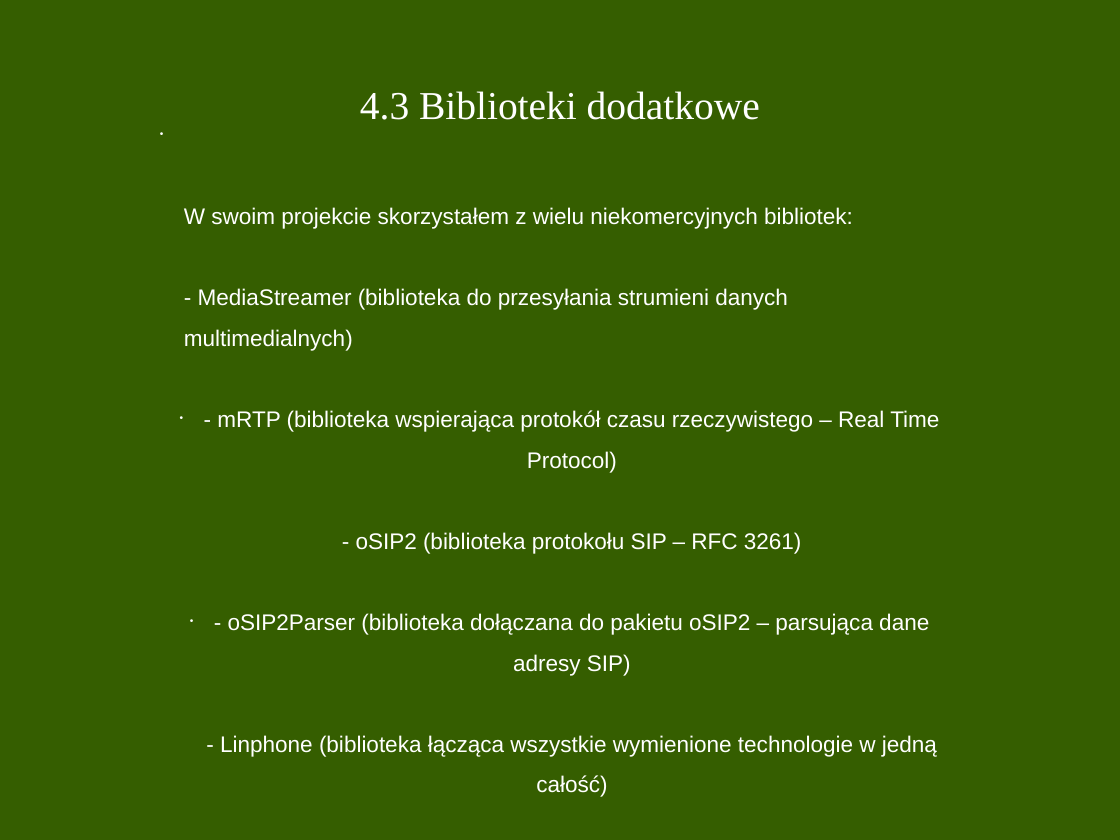
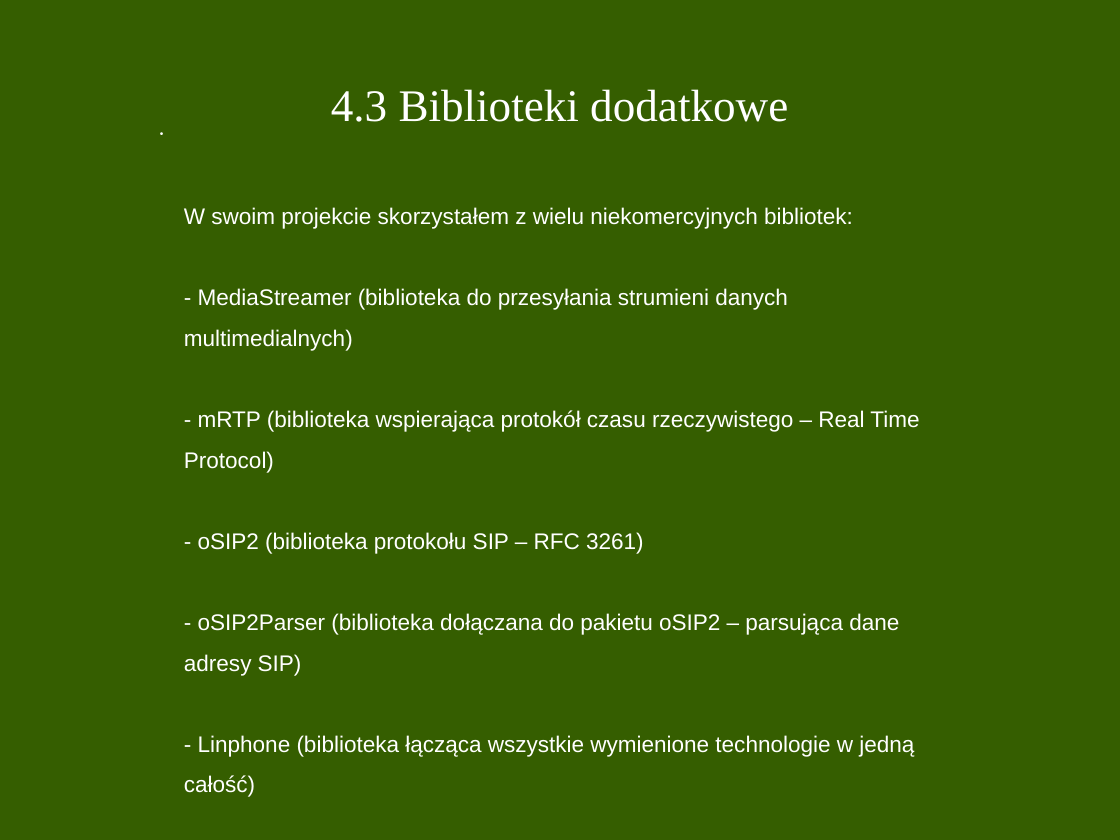
Before and after one commit to dmilith/dsipcom, a slide deck: slide 6 of docs/Prezentacja_Pracy.odp. Drawn at 1120x840 pixels with LibreOffice and Linux fonts; fonts in the diff are those of the drawing. Boxes give left, top, right and bottom in pixels: in the first picture for what was removed or moved away, otherwise in the second. Text is boxed around its words. In the diff, an @@ line names an element or a change of style, - is before the commit and + after.

```diff
--- a/docs/Prezentacja_Pracy.odp
+++ b/docs/Prezentacja_Pracy.odp
@@ title "4.3 Biblioteki dodatkowe" at (331,89,788,122): size 28 to 32 pt @@
@@ title at (184,207,919,797): text changed @@
-• W swoim projekcie skorzystałem z wielu niekomercyjnych bibliotek:
-  - MediaStreamer (biblioteka do przesyłania strumieni danych multimedialnych)
-• - mRTP (biblioteka wspierająca protokół czasu rzeczywistego – Real Time Protocol)
-  - oSIP2 (biblioteka protokołu SIP – RFC 3261)
-• - oSIP2Parser (biblioteka dołączana do pakietu oSIP2 – parsująca dane adresy SIP)
-  - Linphone (biblioteka łącząca wszystkie wymienione technologie w jedną całość)
+• W swoim projekcie skorzystałem z wielu niekomercyjnych bibliotek:
+  - MediaStreamer (biblioteka do przesyłania strumieni danych multimedialnych)
+  - mRTP (biblioteka wspierająca protokół czasu rzeczywistego – Real Time Protocol)
+  - oSIP2 (biblioteka protokołu SIP – RFC 3261)
+  - oSIP2Parser (biblioteka dołączana do pakietu oSIP2 – parsująca dane adresy SIP)
+  - Linphone (biblioteka łącząca wszystkie wymienione technologie w jedną całość)
```
Also in this commit, not shown: 6 other slides changed, 1 other file.
